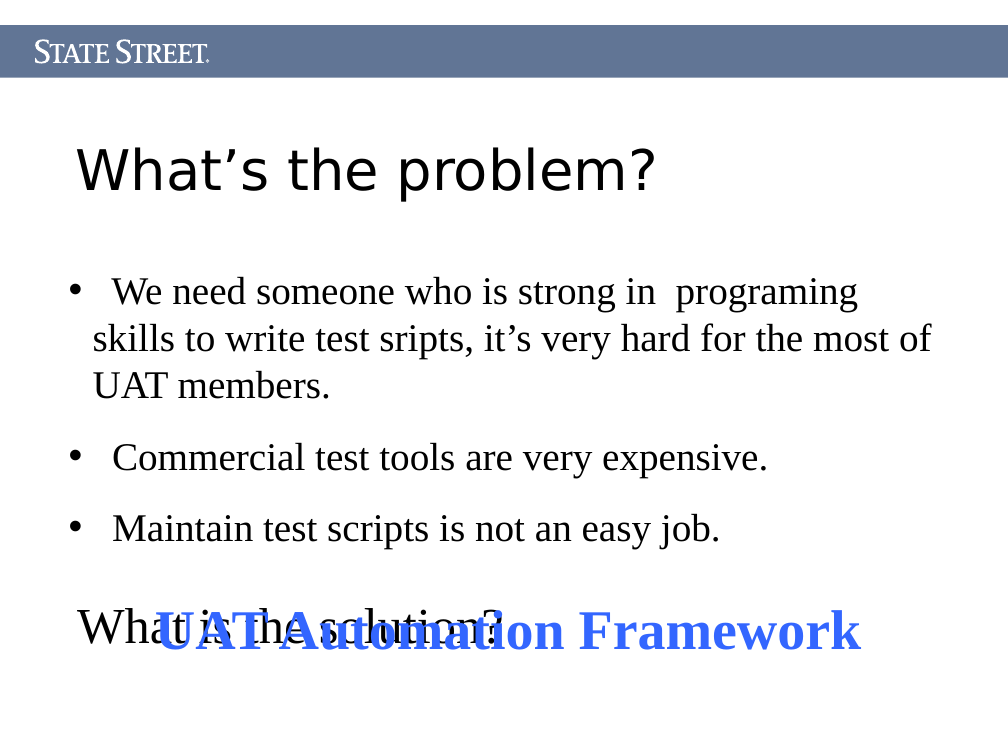
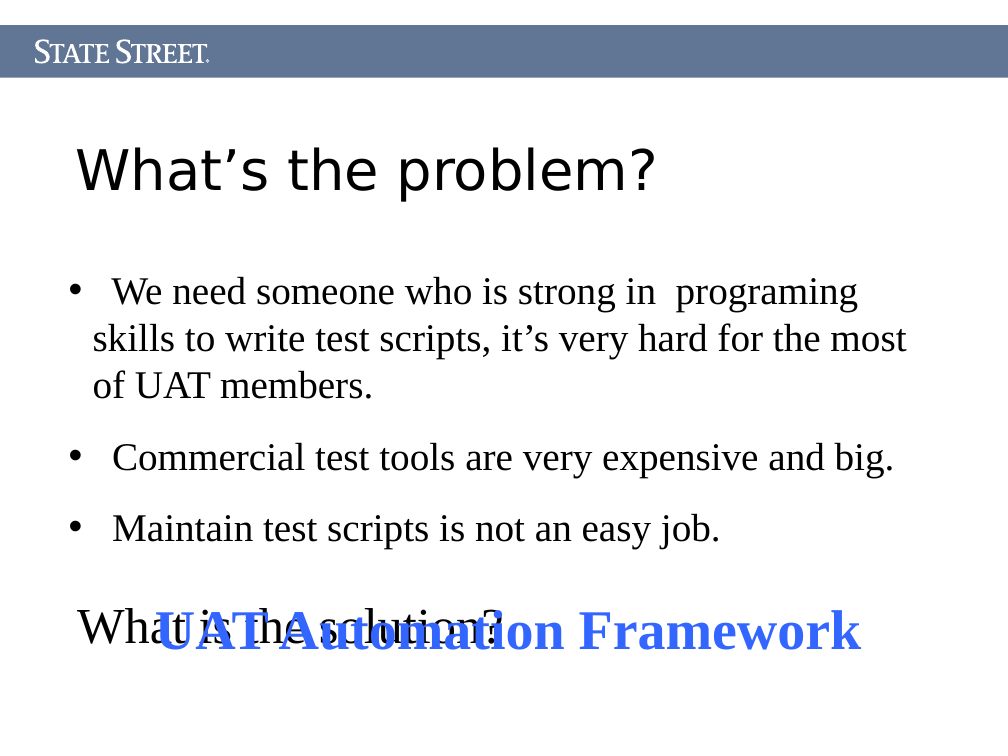
Before and after one commit to Letractively/autotester, a slide deck: slide 4 of Document/AutoTester.ppt. Drawn at 1008x756 pixels with LibreOffice and Linux fonts; fonts in the diff are those of the drawing. Boxes give left, top, right and bottom in pixels: in the first picture for what was removed or moved away, otherwise in the second. Text is boxed around its words. In the diff, an @@ line names an element or a change of style, - is before the commit and + after.

```diff
--- a/Document/AutoTester.ppt
+++ b/Document/AutoTester.ppt
@@ text at bbox=[93, 276, 906, 477]: text changed @@
-• We need someone who is strong in programing skills to write test sripts, it’s very hard for the most of UAT members.
-• Commercial test tools are very expensive.
+• We need someone who is strong in programing skills to write test scripts, it’s very hard for the most of UAT members.
+• Commercial test tools are very expensive and big.
```
Also in this commit, not shown: 1 other slide changed, 6 other files.
